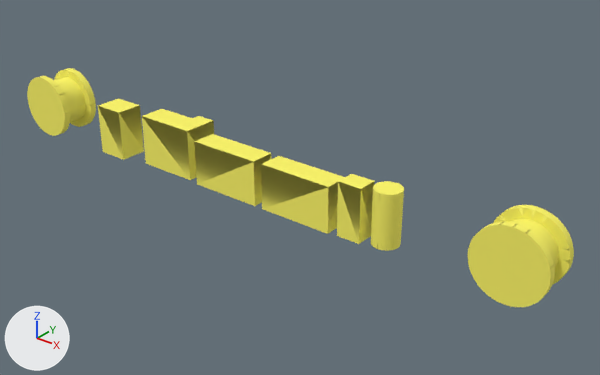
Renders of the OBJ model static/models/factoryobj/TP1.obj from each side of a commit.
One viewpoint serves both versions: a camera (50 mm lens) standing at (4746.0, -2594.0, 1012.0) and looking at (3487.0, -1021.0, 37.0). The axes (+X, +Y, +Z) are drawn at lower left. The lights are the same throughout. Where no turn or scale is listed for an object, it has been applied to the vertices. Vertices at the same position are counted once.

The scene before the commit, as lines of its bpy script (objects in view):
```python
me_tp1 = bpy.data.meshes.new('TP1')
me_tp1.from_pydata(...)  # 5770 vertices, 7608 faces; spans x 2479.0..4237.0, y -1162.0..-1014.0, z -4.0..192.0
me_tp1.materials.append(mat_tp1_color_255_238_34)  # yellow #fff766
ob_tp1 = bpy.data.objects.new('TP1', me_tp1)
ob_tp1.location = (0.0, 0.0, 0.0)
```
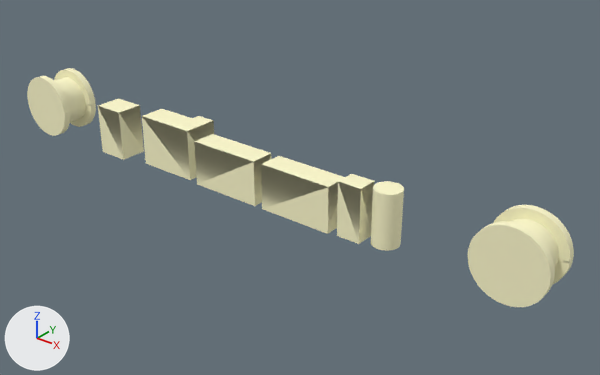
Where the change shows, as pixel boxes [x1, y1, x2, y2] in the pictures (600 x 375 px):
part 1 of me_tp1, built on
    both: [371, 181, 574, 307]
part 2 of me_tp1, built on
    both: [27, 68, 96, 136]
part 3 of me_tp1, recoloured (yellow to beige)
    both: [43, 76, 375, 244]
part 4 of me_tp1, recoloured
    before: [510, 207, 572, 263]
    after: [510, 207, 553, 263]

The change, as a list of edits to the scene's bpy script:
```text
Add mat_color_255_238_34:
    mat_color_255_238_34 = principled_material('color:255:238:34')
    mat_color_255_238_34.base_color = (1.0, 0.961, 0.615)  # beige #fffbce
    mat_color_255_238_34.roughness = 1.0
Add mat_color_255_0_127:
    mat_color_255_0_127 = principled_material('color:255:0:127')
    mat_color_255_0_127.base_color = (1.0, 0.961, 0.615)  # beige #fffbce
    mat_color_255_0_127.roughness = 1.0
Change me_tp1:
    used by ob_tp1; location = (0.0, 0.0, 0.0)
    remove me_tp1.from_pydata(...)  # 5770 vertices, 7608 faces; spans x 2479.0..4237.0, y -1162.0..-1014.0, z -4.0..192.0
    add me_tp1.from_pydata(...)  # 16236 vertices, 24520 faces; spans x 2479.0..4237.0, y -1162.0..-1014.0, z -4.0..192.0
    me_tp1 part 1: 262 vertices moved within x 3762.0..4236.0, y -1134.0..-1014.0, z -4.0..186.0; 1600 vertices removed from x 3762.0..4237.0, y -1134.0..-1014.0, z -3.0..186.0; 8716 vertices added at x 3762.0..4237.0, y -1134.0..-1014.0, z -4.0..186.0
    me_tp1 part 2: 229 vertices moved within x 2481.0..2668.0, y -1162.0..-1042.0, z 2.0..192.0; 472 vertices removed from x 2480.0..2669.0, y -1162.0..-1042.0, z 2.0..192.0; 3822 vertices added at x 2479.0..2669.0, y -1162.0..-1042.0, z 2.0..192.0
    me_tp1 part 3: 86 faces spanning x 2564.0..3750.0, y -1162.0..-1015.0, z 0.0..192.0 switch from mat_tp1_color_255_238_34 (yellow #fff766) to mat_color_255_0_127 (beige #fffbce)
    me_tp1 part 4: 34 faces spanning x 4053.0..4228.0, y -1134.0..-1014.0, z -3.0..186.0 switch from mat_tp1_color_255_238_34 (yellow #fff766) to mat_color_255_238_34 (beige #fffbce)
```
